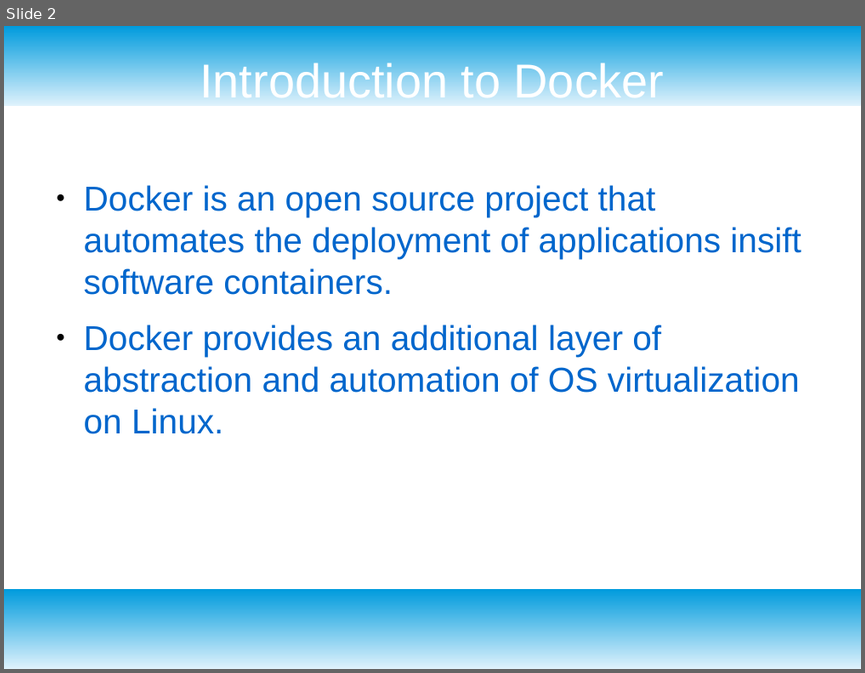
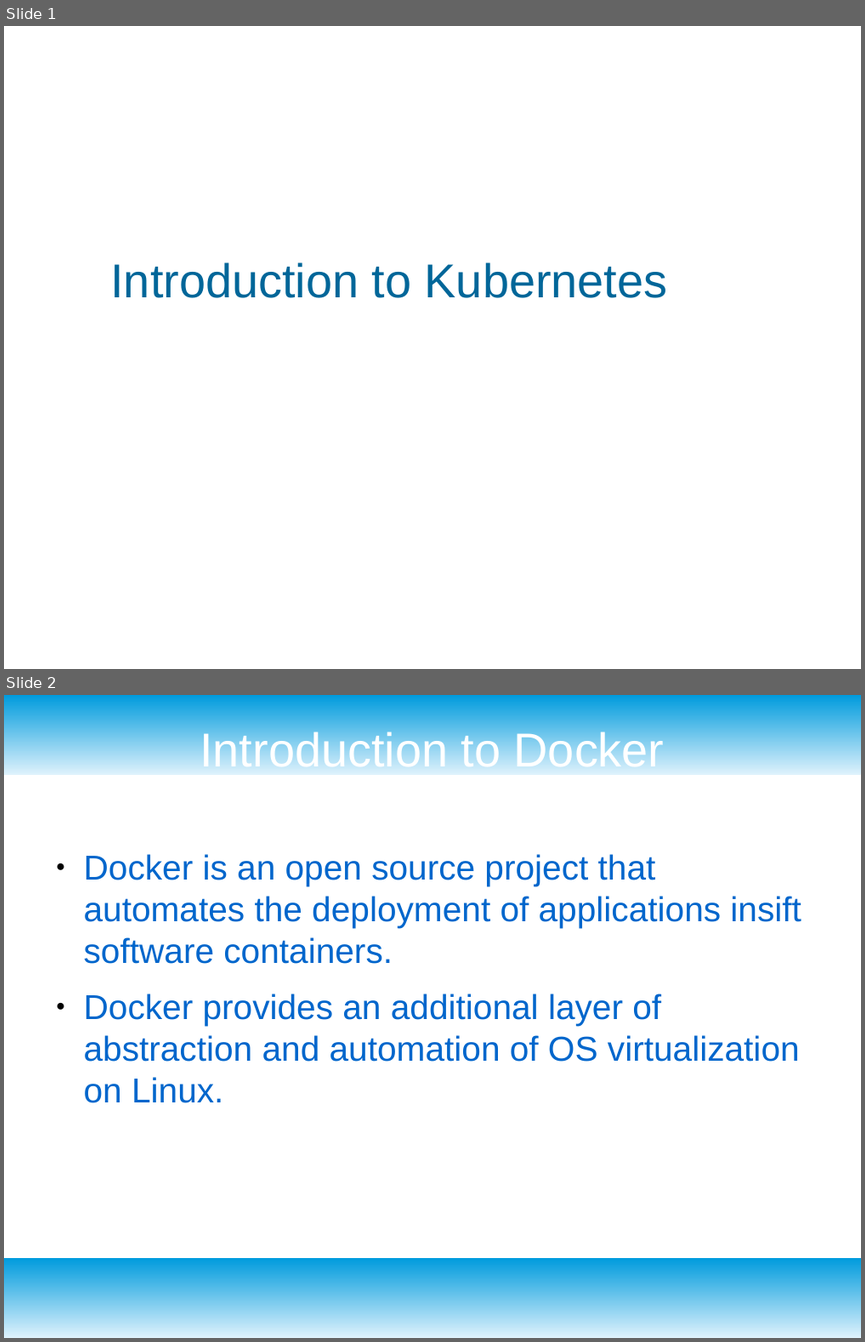
Before and after one commit to redmage123/kubernetes-course, a slide deck: docs/Kubernetes slides.odp. Shown one above the other, each under a label of ours: slide 2 before the commit, slides 1 and 2 after it. The pictures are 865x673 and 865x1342 pixels, drawn with LibreOffice and Linux fonts; fonts in the diff are those of the drawing; background and template pictures are left out. Boxes give left, top, right and bottom in pixels: in the first picture for what was removed or moved away, otherwise in the second. Text is boxed around its words. In the diff, an @@ line names an element or a change of style, - is before the commit and + after.

```diff
--- a/docs/Kubernetes slides.odp
+++ b/docs/Kubernetes slides.odp
@@ slide 1 added at box(4, 26, 861, 669), background #FFFFFF @@
@@ title added at box(111, 262, 668, 298), 44 pt, text #006699 @@
+Introduction to Kubernetes
```
Also in this commit, not shown: 29 slides changed, 1 slide removed, 2 other files.
